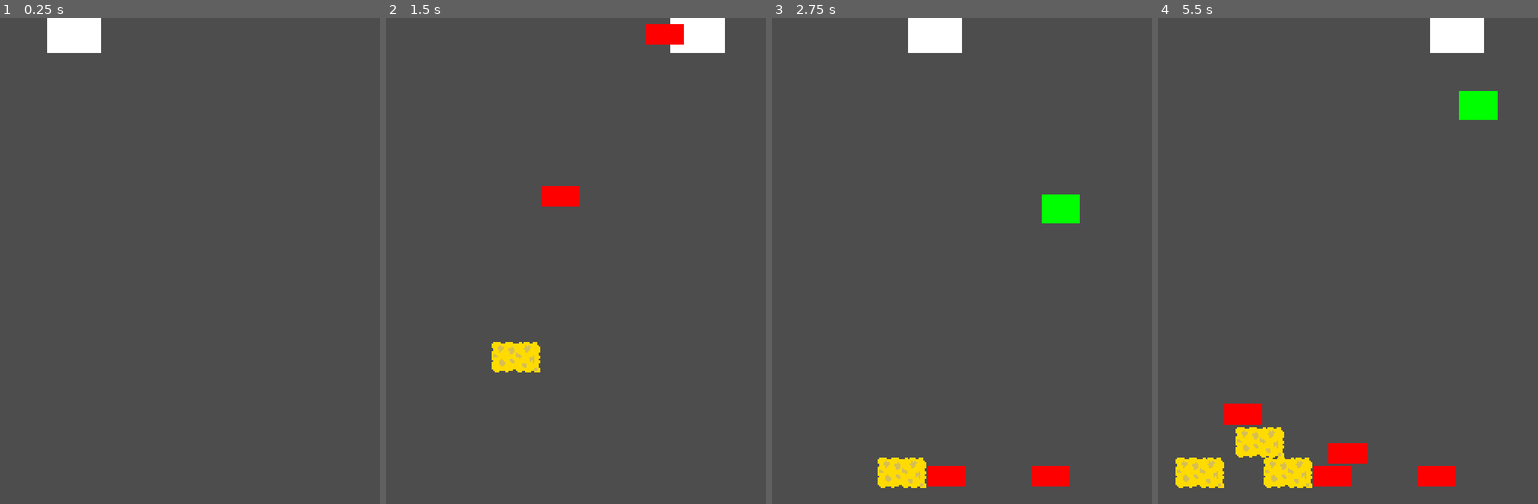
Above: before the commit, frames 1-4 (left to right).
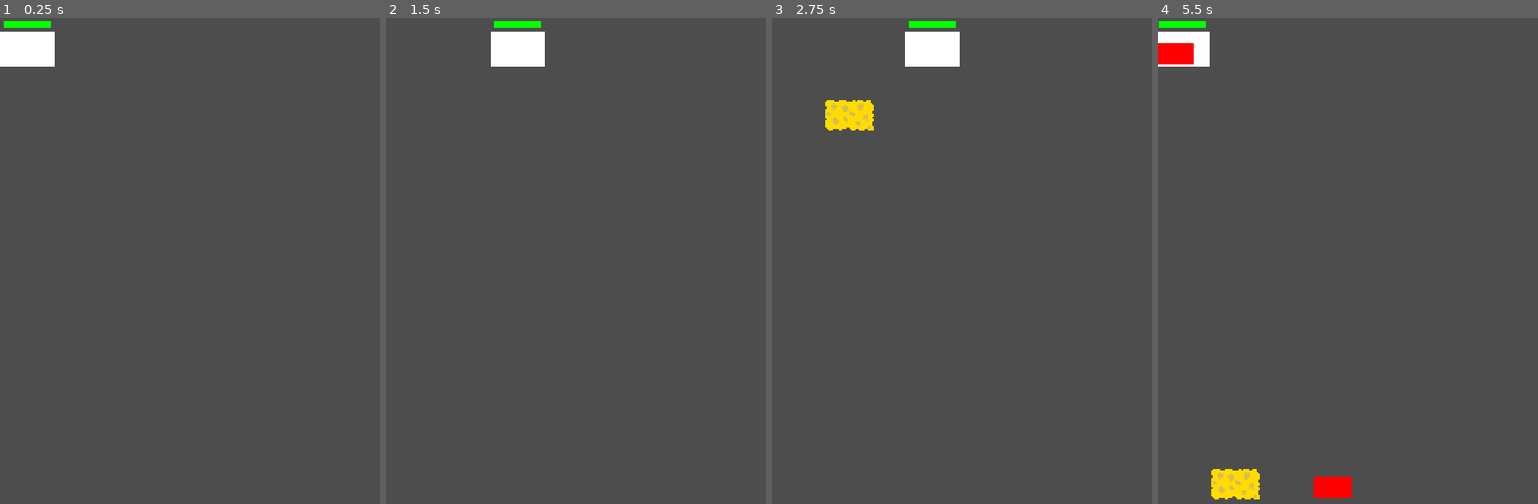
Above: after the commit, the same moments.

Repository: SH312-code/sdc-game_jam-2
Game: Godot game, scene res://Scenes/main.tscn
Two runs of this game, one before a commit and one after it. Both use one fixed random seed, a clock stepped at 60 frames per second and the inputs below.
Inputs:
- Up to frame 1 (0.25 s): no input
- Up to frame 2 (1.5 s): hold Right (ui_right) 0.53-1.28 s; hold A (A_key) 0.53-1.28 s; tap F (F_key) at 0.8, 1.35 s; hold Left (ui_left) from 1.28 s (still down)
- Up to frame 3 (2.75 s): tap S (S_key) at 1.55 s; release Left (ui_left) at 2.03 s; hold Right (ui_right) from 2.03 s (still down); hold S (S_key) from 2.03 s (still down); tap Space (Space_key, bound only after the commit) at 2.3 s
- Up to frame 4 (5.5 s): release S (S_key) at 2.78 s; tap Space (Space_key, bound only after the commit) at 2.85, 5.3 s; tap A (A_key) at 3.05 s; release Right (ui_right) at 3.53 s; hold A (A_key) 3.53-4.28 s; hold Left (ui_left) from 3.53 s (still down); tap F (F_key) at 3.8, 4.35 s; tap S (S_key) at 4.55 s; hold S (S_key) from 5.03 s (still down)

The runs differ from the first frame. In frame 1, 2.0% of the frame differs, in the area x 0-27%, y 0-11%; in frame 2, 3.7%; in frame 3, 3.8%; in frame 4, 7.3%, in the area x 0-90%, y 0-100%.

Commit message:
Add files via upload

Diff:
--- a/Scenes/main.tscn
+++ b/Scenes/main.tscn
@@ -1,13 +1,20 @@
-[gd_scene load_steps=4 format=3 uid="uid://o3y6yf6pakmu"]
+[gd_scene load_steps=8 format=3 uid="uid://o3y6yf6pakmu"]
 
 [ext_resource type="Script" path="res://Scripts/Hand.gd" id="1_mksxx"]
+[ext_resource type="Texture2D" uid="uid://bywux8nk4hdlf" path="res://Sprites/red_health_bar.png" id="2_2jvgg"]
+[ext_resource type="Texture2D" uid="uid://ddku3f42frbq" path="res://Sprites/green_health_bar.png" id="3_ks44b"]
+[ext_resource type="Script" path="res://Scripts/texture_progress_bar.gd" id="4_5473x"]
 
 [sub_resource type="CanvasTexture" id="CanvasTexture_gh2yt"]
 
+[sub_resource type="RectangleShape2D" id="RectangleShape2D_wqork"]
+size = Vector2(72, 46)
+
 [sub_resource type="RectangleShape2D" id="RectangleShape2D_bdr70"]
-size = Vector2(495.75, 33)
+size = Vector2(498.875, 33)
 
 [node name="Main" type="Node2D"]
+position = Vector2(0, 18)
 
 [node name="Hand" type="Node2D" parent="."]
 position = Vector2(1, 1)
@@ -18,9 +25,31 @@
 scale = Vector2(71.5, 45.5)
 texture = SubResource("CanvasTexture_gh2yt")
 
+[node name="Area2D" type="Area2D" parent="Hand"]
+position = Vector2(1, 1)
+
+[node name="CollisionShape2D" type="CollisionShape2D" parent="Hand/Area2D"]
+position = Vector2(35, 22)
+shape = SubResource("RectangleShape2D_wqork")
+
+[node name="CanvasLayer" type="CanvasLayer" parent="Hand"]
+
+[node name="TextureProgressBar" type="TextureProgressBar" parent="Hand/CanvasLayer"]
+offset_left = 4.0
+offset_top = -15.0
+offset_right = 66.0
+offset_bottom = -6.0
+value = 100.0
+nine_patch_stretch = true
+texture_under = ExtResource("2_2jvgg")
+texture_progress = ExtResource("3_ks44b")
+script = ExtResource("4_5473x")
+metadata/_edit_use_anchors_ = true
+
 [node name="StaticBody2D" type="StaticBody2D" parent="."]
+position = Vector2(225, 595)
 
 [node name="CollisionShape2D" type="CollisionShape2D" parent="StaticBody2D"]
-position = Vector2(249, 634.5)
+position = Vector2(24.5625, 36)
 shape = SubResource("RectangleShape2D_bdr70")
 one_way_collision = true
--- /dev/null
+++ b/Scenes/shooting_enemy.tscn
@@ -0,0 +1,20 @@
+[gd_scene load_steps=3 format=3 uid="uid://dh25ysbfhbme5"]
+
+[sub_resource type="CanvasTexture" id="CanvasTexture_xqgom"]
+
+[sub_resource type="RectangleShape2D" id="RectangleShape2D_428wb"]
+size = Vector2(1, 1)
+
+[node name="Shooting enemy" type="Node2D"]
+
+[node name="Sprite2D" type="Sprite2D" parent="."]
+position = Vector2(31, 45)
+scale = Vector2(62, 90)
+texture = SubResource("CanvasTexture_xqgom")
+
+[node name="Area2D" type="Area2D" parent="Sprite2D"]
+
+[node name="CollisionShape2D" type="CollisionShape2D" parent="Sprite2D/Area2D"]
+position = Vector2(-6.85453e-07, -2.68221e-07)
+scale = Vector2(1, 1)
+shape = SubResource("RectangleShape2D_428wb")
--- a/Scripts/Hand.gd
+++ b/Scripts/Hand.gd
@@ -2,27 +2,54 @@
 
 var speed = 250
 var direction = 1
+var health = 10
+var regex = RegEx.new()
+var old_areas = []
+signal health_changed
+var can_shoot = true
+var left = false
+var right = false
 #This gets the sprites that are not in the scene
 @onready var block = preload("res://Scenes/earth_brick.tscn")
 @onready var fire_block = preload("res://Scenes/fire_brick.tscn")
 @onready var sponge_block = preload("res://Scenes/sponge_brick.tscn")
 func _ready():
-	pass # Replace with function body.
+	regex.compile("^Area2D_of_bullet") # Replace with function body.
 
 # Called every frame. 'delta' is the elapsed time since the previous frame.
 func _process(delta): #This makes the back and forth motion. The speed is multiplied by delta for consitency across diffrent computers.
-	position.x += speed * direction * delta
-	if position.x < 0 or position.x > 500 -70: #The direction is multipled by -1 if it is outside the borader so it turns around when it hits the sides
-		direction = direction * (-1)
+	if right and position.x < 430:
+		position.x += speed *delta
+	elif left and position.x > 0:
+		position.x -= speed *delta
+
+	if health <= 0:
+		queue_free()
+	for i in $Area2D.get_overlapping_areas():
+		if regex.search(str(i)) and i not in old_areas:
+			health -= 1
+			health_changed.emit()
+			old_areas.append(i)
+	$CanvasLayer.offset = self.global_position
 func spawn(item:Object): # This first instantiates an object (creates a version of it in memory). After it sets the objects x position to the x position of this sprite then finally adds the block to the main scene
 	var hold = item.instantiate()
 	hold.position.x = position.x
 	get_tree().current_scene.add_child(hold)
 
 func _input(event): #This is used for player input and is as of 3/29/2025 being used to spwan eneimes
-	if event.is_action_pressed("S_key"):
-		spawn(block)
-	elif event.is_action_pressed("F_key"):
-		spawn(fire_block)
-	elif event.is_action_pressed("A_key"):
-		spawn(sponge_block)
+	if event.is_action_pressed("Space_key") and can_shoot:
+		var enemy = randi_range(0,2)
+		can_shoot = false
+		if enemy == 0: spawn(block)
+		if enemy == 1: spawn(fire_block)
+		if enemy == 2: spawn(sponge_block)
+		await get_tree().create_timer(.5).timeout
+		can_shoot = true
+	if event.is_action_pressed("ui_left"):
+		left = true
+	if event.is_action_released("ui_left"):
+		left = false
+	if event.is_action_pressed("ui_right"):
+		right = true
+	if event.is_action_released("ui_right"):
+		right = false
--- a/Scripts/fire_brick.gd
+++ b/Scripts/fire_brick.gd
@@ -1,9 +1,11 @@
 extends Node2D
-
+var dt =0
 func _ready() -> void:
 	modulate = Color(255,0,0)
-func _process(_delta: float) -> void:
-	pass
+func _process(delta: float) -> void:
+	dt += delta
+	if dt > 3:
+		queue_free()
 func set_x_y(x: float , y: float): #Called in diffrent node for spwaning at hand sprite
 	position.x = x
 	position.y = y
--- /dev/null
+++ b/Scripts/texture_progress_bar.gd
@@ -0,0 +1,11 @@
+extends TextureProgressBar #https://www.reddit.com/r/godot/comments/174s1n6/how_to_make_a_health_bar_in_godot_4_also_known_as/
+
+@onready var Hand = get_parent().get_parent().get_parent().get_node("Hand") # I had to do back untill I got to root main that is why there are so many get parent
+# Called when the node enters the scene tree for the first time.
+func _ready() -> void:
+	Hand.health_changed.connect(update)
+	update() # Replace with function body.
+
+# Called every frame. 'delta' is the elapsed time since the previous frame.
+func update():
+	value = (Hand.health * 100)/10
--- a/project.godot
+++ b/project.godot
@@ -36,6 +36,11 @@
 "events": [Object(InputEventKey,"resource_local_to_scene":false,"resource_name":"","device":-1,"window_id":0,"alt_press …(191 unchanged characters)…
 ]
 }
+Space_key={
+"deadzone": 0.5,
+"events": [Object(InputEventKey,"resource_local_to_scene":false,"resource_name":"","device":-1,"window_id":0,"alt_pressed":false,"shift_pressed":false,"ctrl_pressed":false,"meta_pressed":false,"pressed":false,"keycode":0,"physical_keycode":32,"key_label":0,"unicode":32,"location":0,"echo":false,"script":null)
+]
+}
 
 [physics]
 
Binary file added: Sprites/green_health_bar.png
Not shown, added: Sprites/green_health_bar.png.import
Binary file added: Sprites/red_health_bar.png
Not shown, added: Sprites/red_health_bar.png.import
